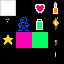
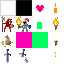
Revision of a layered 64px x 64px image; what changed, layer by layer:
painted on "tiles" over [16, 0, 32, 16]
added layer "sword_broken" above "sword" over [19, 49, 28, 63]
added layer "sword" above "torch_bar" over [4, 49, 11, 63]
painted on "player" over [16, 16, 31, 32]
painted on "enemy" over [1, 16, 14, 32]
renamed "star" to "collectible", painted on it over [1, 34, 14, 47]
hid "Layer 1" over [0, 0, 64, 64]
